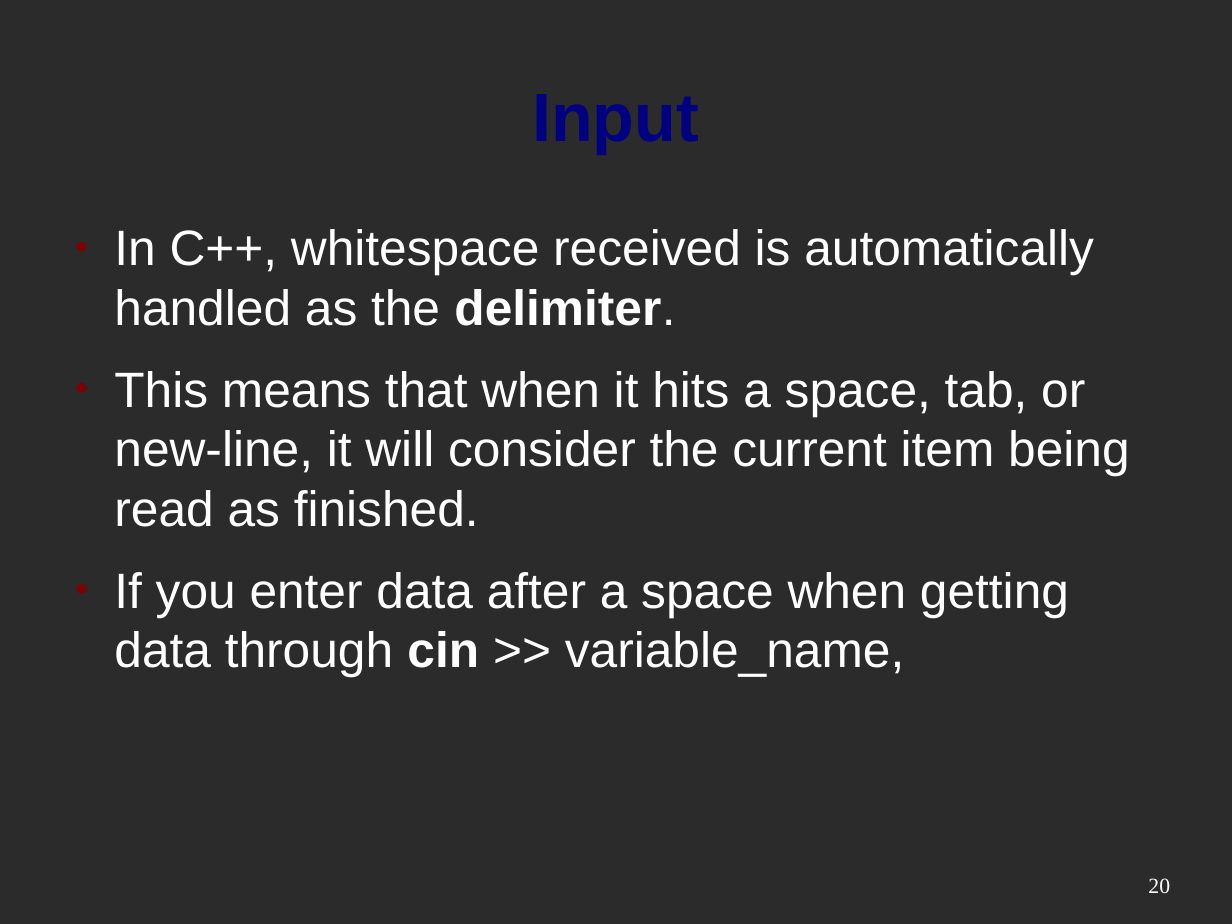
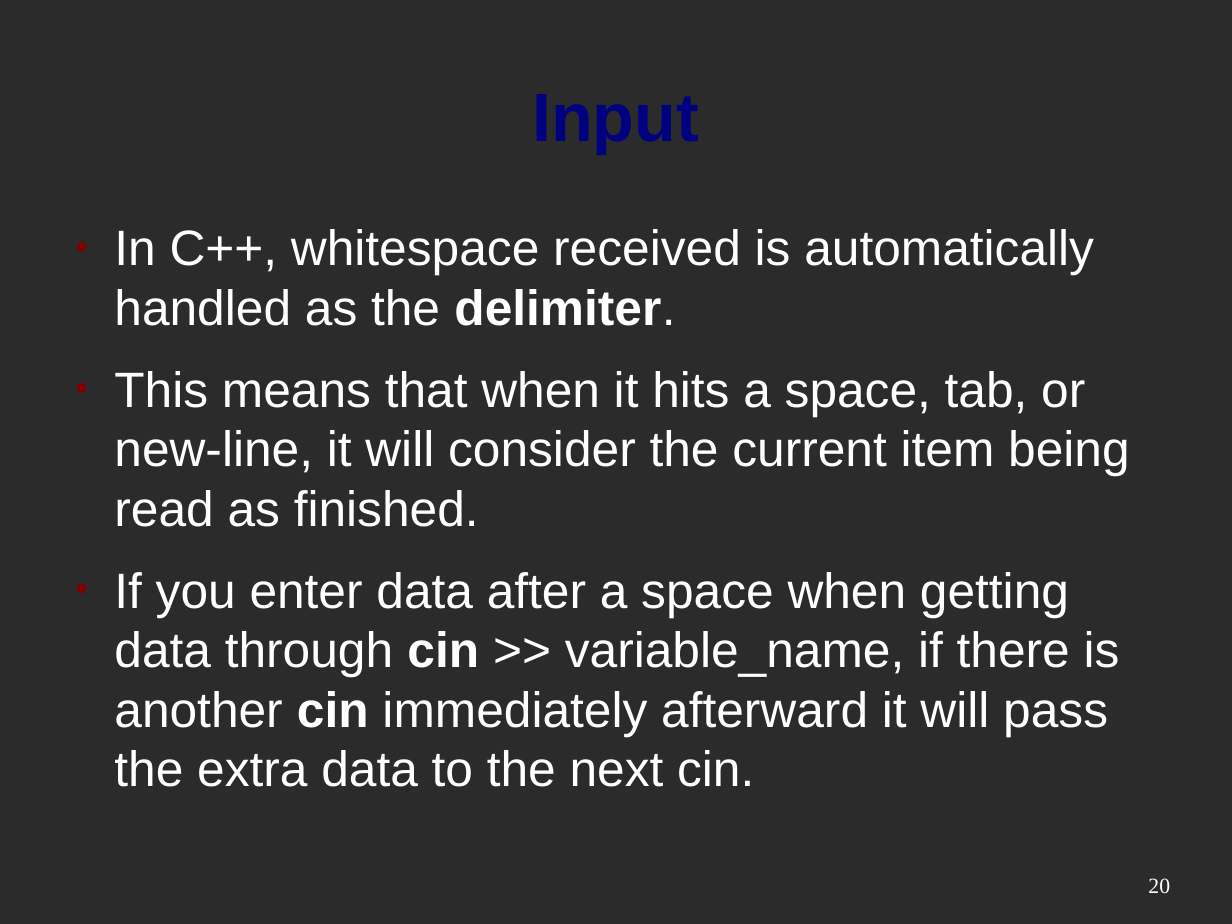
Before and after one commit to mactwist555/CPP-Course, a slide deck: slide 20 of Week 01/2 Python vs C++ Intro.odp. Drawn at 1232x924 pixels with LibreOffice and Linux fonts; fonts in the diff are those of the drawing; background and template pictures are left out; a plain dark background stands for a picture behind light text. Boxes give left, top, right and bottom in pixels: in the first picture for what was removed or moved away, otherwise in the second. Text is boxed around its words. In the diff, an @@ line names an element or a change of style, - is before the commit and + after.

```diff
--- a/Week 01/2 Python vs C++ Intro.odp
+++ b/Week 01/2 Python vs C++ Intro.odp
@@ text at (x1=114, y1=572, x2=1120, y2=787): text changed @@
-● If you enter data after a space when getting data through cin >> variable_name,
+● If you enter data after a space when getting data through cin >> variable_name, if there is another cin immediately afterward it will pass the extra data to the next cin.
```
Also in this commit, not shown: 7 other files.
